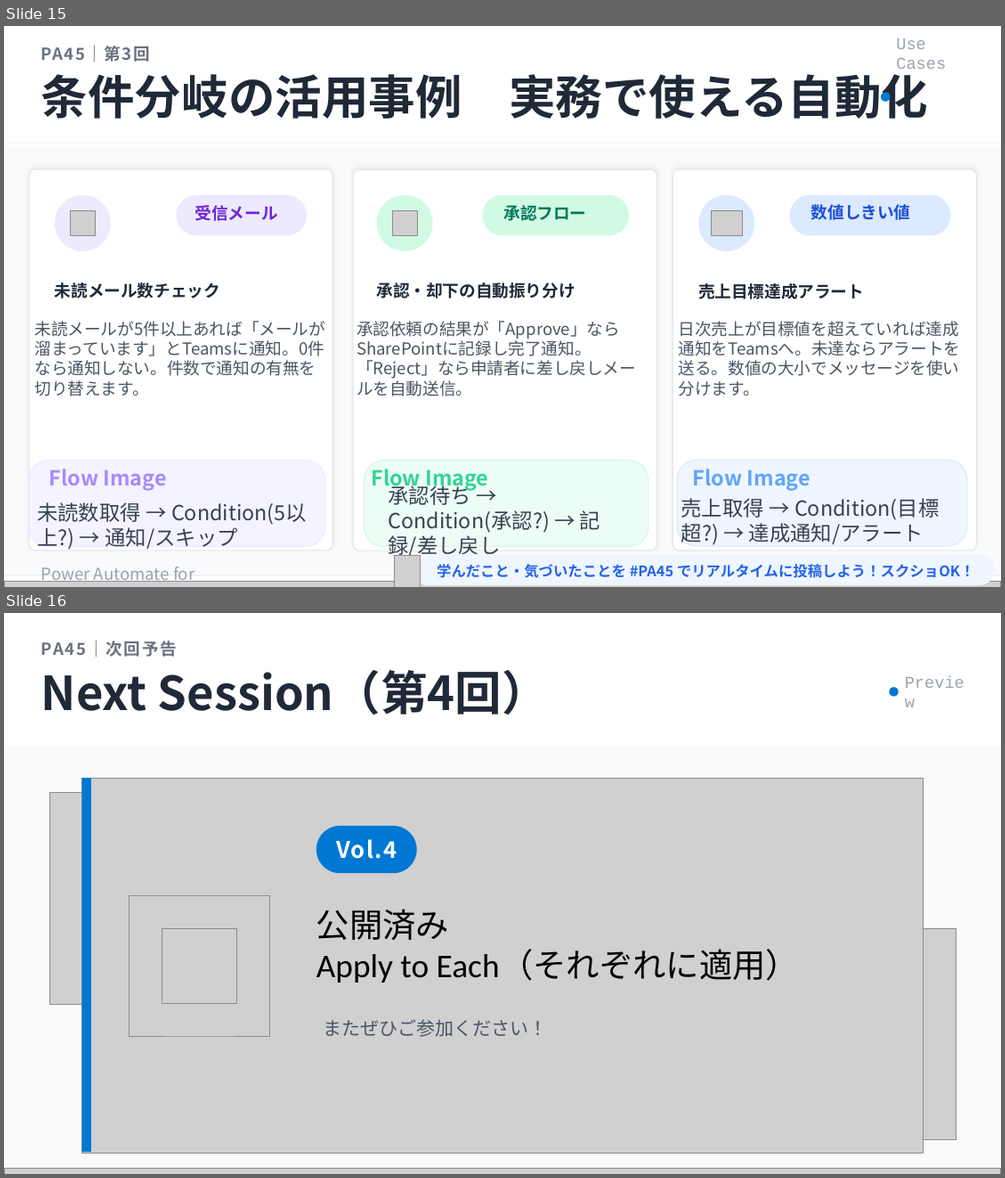
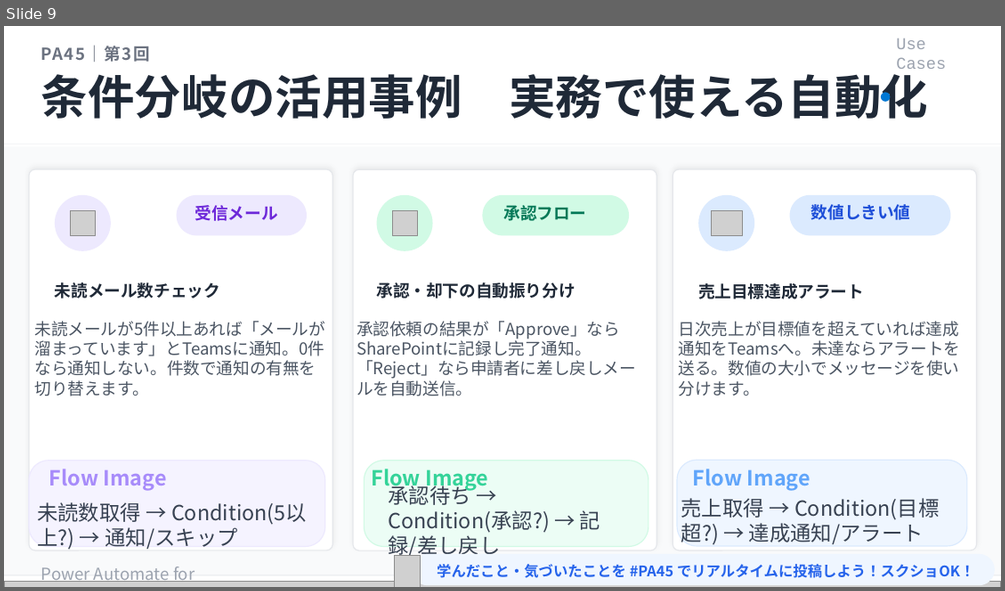
Before and after one commit to Haru-PowerPlatform/pa45, a slide deck: assets/pa45/P003_PA45_条件分岐_20260401.pptx. Shown one above the other, each under a label of ours: slides 15 and 16 before the commit, slide 9 after it. The pictures are 1005x1178 and 1005x591 pixels, drawn with LibreOffice and Linux fonts; fonts in the diff are those of the drawing; grey boxes stand for pictures; background and template pictures are left out. Boxes give left, top, right and bottom in pixels: in the first picture for what was removed or moved away, otherwise in the second. Text is boxed around its words. In the diff, an @@ line names an element or a change of style, - is before the commit and + after.

```diff
--- a/assets/pa45/P003_PA45_条件分岐_20260401.pptx
+++ b/assets/pa45/P003_PA45_条件分岐_20260401.pptx
@@ slide 16 removed at (4, 613, 1001, 1174), background #FFFFFF @@
@@ rectangle removed at (4, 613, 1001, 1174) @@
@@ rectangle removed at (4, 613, 1001, 747) @@
@@ text removed at (41, 640, 177, 657) @@
-PA45｜次回予告
@@ text removed at (41, 670, 549, 714) @@
-Next Session（第4回）
@@ ellipse removed at (890, 687, 898, 696) @@
@@ text removed at (905, 681, 971, 703) @@
-Preview
@@ rectangle removed at (4, 747, 1001, 1174) @@
@@ rectangle removed at (4, 747, 1001, 747) @@
@@ picture removed at (49, 793, 260, 1004) @@
@@ picture removed at (81, 779, 923, 1153) @@
@@ rectangle removed at (81, 779, 90, 1152) @@
@@ rounded rectangle removed at (316, 826, 417, 873) @@
@@ text removed at (336, 839, 396, 859) @@
-Vol.4
@@ picture removed at (129, 896, 270, 1037) @@
@@ picture removed at (162, 929, 237, 1004) @@
@@ text removed at (316, 908, 799, 982) @@
-公開済み
-Apply to Each（それぞれに適用）
@@ picture removed at (744, 928, 955, 1139) @@
@@ text removed at (324, 1019, 548, 1037) @@
-またぜひご参加ください！
@@ picture removed at (4, 1167, 1001, 1174) @@
@@ what was slide 15 is now slide 9 @@
```
Also in this commit, not shown: 1 slide changed, 5 other slides removed.
